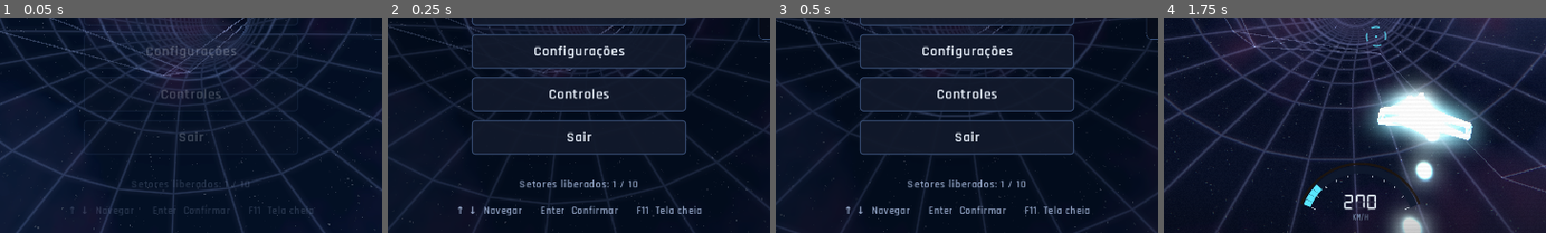
Above: before the commit, frames 1-4 (left to right).
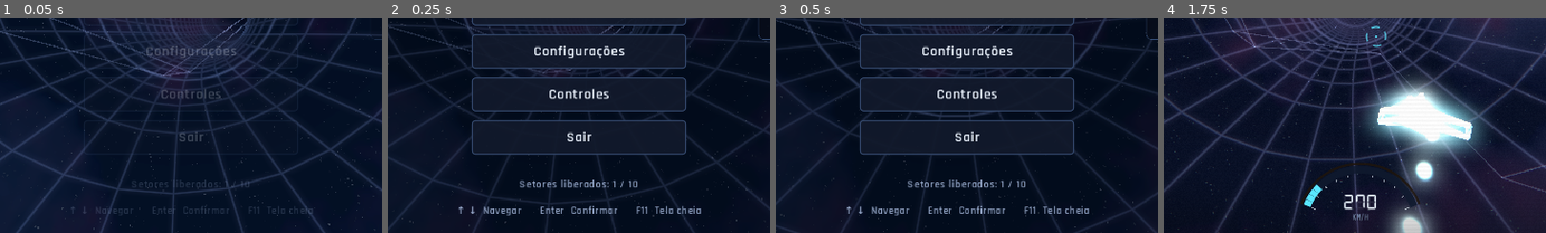
Above: after the commit, the same moments.

Repository: matthfaria96/turbo-thruster
Game: Godot game, scene res://main.tscn
The game is run twice, just before and just after one commit, with the same random seed, the same clock (stepped at 60 frames per second) and the same inputs.
Inputs (mouse positions are % of the whole screen's width and height, from its top left):
- Up to frame 1 (0.05 s): no input
- Up to frame 2 (0.25 s): no input
- Up to frame 3 (0.5 s): no input
- Up to frame 4 (1.75 s): click "Modo Arcade" at 0.5 s; tap Enter (ui_accept) at 1.25, 1.52 s; move the mouse to (72, 45) at 1.27 s; hold D (move_right) from 1.28 s (still down); hold Shift (charge) from 1.28 s (still down); click (72, 45) at 1.42 s
The pictures show only the part of the screen within x 25-75%, y 50-100%; the shares and areas given below are measured in that part.

The runs differ from the first frame. In frame 1, less than 0.1% of the frame differs, in the area x 26-81%, y 87-92%; in frame 2, 0.8%; in frame 3, 0.8%, in the area x 18-83%, y 87-92%; in frame 4, nothing differs.

Commit message:
feat(web): every sector open; symbols no longer render as boxes
- The web build opens all ten sectors: there is no account to carry
  progress between devices. Sector select starts on the first sector not
  cleared yet and the menu counts cleared sectors instead of unlocked ones.
  The desktop app keeps unlocking sectors one by one.
- Arrows, stars, health bars and check marks were missing from the game's
  fonts; the desktop app borrowed them from system fonts but browsers
  showed empty boxes. A DejaVu Sans Bold subset (15 glyphs, 15 KB, license
  alongside) is now the fallback for the text faces.

Co-Authored-By: Claude Opus 5.5 <noreply@anthropic.com>

Diff:
--- a/src/autoload/save.gd
+++ b/src/autoload/save.gd
@@ -44,8 +44,10 @@
 	InputSetup.register()
 	load_data()
 	# Browsers only allow fullscreen after a click or key press, so the web build starts in the page.
+	# The web build also opens every sector: there is no account to carry progress anywhere.
 	if OS.has_feature("web"):
 		settings.display_mode = 0
+		unlocked = Levels.count()
 	# In the browser the page sizes the canvas; a minimum would render past its edges.
 	if not OS.has_feature("web"):
 		get_window().min_size = MIN_WINDOW
--- a/src/ui/level_select.gd
+++ b/src/ui/level_select.gd
@@ -23,16 +23,27 @@
 	grid.add_theme_constant_override("v_separation", 14)
 	row.add_child(grid)
 	var first: Button = null
+	var focus_index := _focus_index()
 	for i in Levels.count():
 		var card := _card(i)
 		grid.add_child(card)
-		if first == null or (Save.is_unlocked(i) and i == Save.unlocked - 1):
+		if i == focus_index:
 			first = card
 	# Upright phone: no room for the briefing; tapping a card starts the sector.
 	if not UiStyle.is_tall():
 		row.add_child(_detail_panel())
 	add_child(UiStyle.hint_bar("← → ↑ ↓  Escolher      Enter  Iniciar      Esc  Voltar"))
 	focus_later(first)
+
+
+## The furthest sector unlocked; on the web, where all are open, the first one not cleared yet.
+func _focus_index() -> int:
+	if OS.has_feature("web"):
+		for i in Levels.count():
+			if Save.best_for(i).is_empty():
+				return i
+		return 0
+	return Save.unlocked - 1
 
 
 func _card(index: int) -> Button:
--- a/src/ui/main_menu.gd
+++ b/src/ui/main_menu.gd
@@ -24,6 +24,8 @@
 		b.size_flags_horizontal = Control.SIZE_SHRINK_CENTER
 		col.add_child(b)
 	var progress := "Setores liberados: %d / %d" % [Save.unlocked, Levels.count()]
+	if OS.has_feature("web"):
+		progress = "Setores concluídos: %d / %d" % [Save.best.size(), Levels.count()]
 	col.add_child(spacer(10))
 	col.add_child(UiStyle.label(progress, 18, UiStyle.DIM, HORIZONTAL_ALIGNMENT_CENTER))
 	add_child(UiStyle.hint_bar("↑ ↓  Navegar      Enter  Confirmar      F11  Tela cheia"))
--- a/src/ui/ui_style.gd
+++ b/src/ui/ui_style.gd
@@ -20,6 +20,17 @@
 
 const ARCADE_FONT := preload("res://assets/fonts/Audiowide-Regular.ttf")
 const LCD_FONT := preload("res://assets/fonts/DSEG7Classic-Bold.ttf")
+## Arrows, stars and bars the text faces lack (DejaVu Sans Bold, cut down to
+## those glyphs). The desktop app borrowed them from system fonts; browsers
+## have none to lend, so they showed as empty boxes.
+const SYMBOL_FONT := preload("res://assets/fonts/DejaVuSans-Bold-Symbols.ttf")
+static var _symbols_attached := _attach_symbols()
+
+
+static func _attach_symbols() -> bool:
+	for f: Font in [BODY_FONT, ARCADE_FONT, TERM_FONT]:
+		f.fallbacks = [SYMBOL_FONT]
+	return true
 
 
 ## Digital arcade face for headings (Audiowide, full Portuguese accents).
Not shown, added: assets/fonts/DejaVu-LICENSE.txt
Binary file added: assets/fonts/DejaVuSans-Bold-Symbols.ttf
Not shown, added: assets/fonts/DejaVuSans-Bold-Symbols.ttf.import
